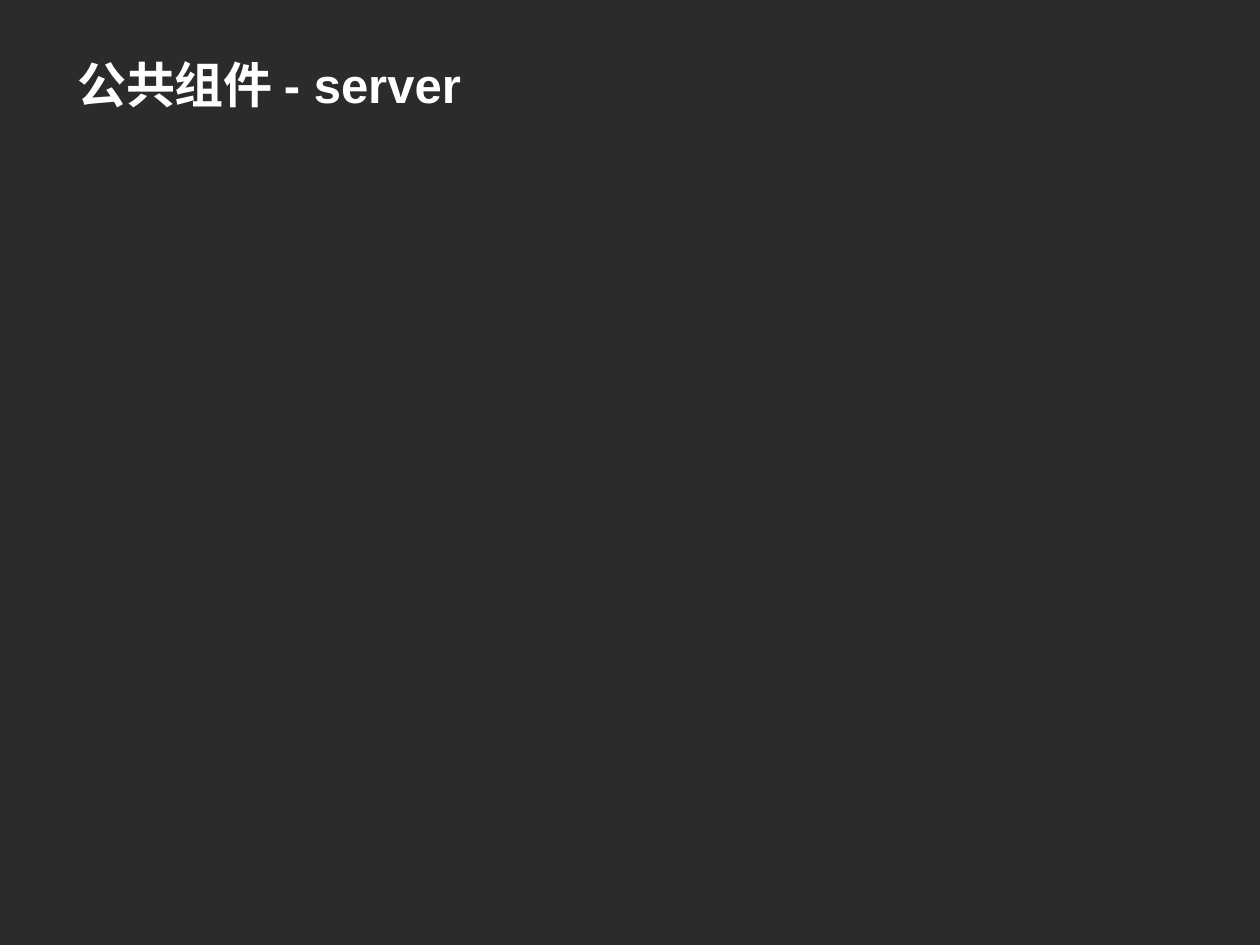
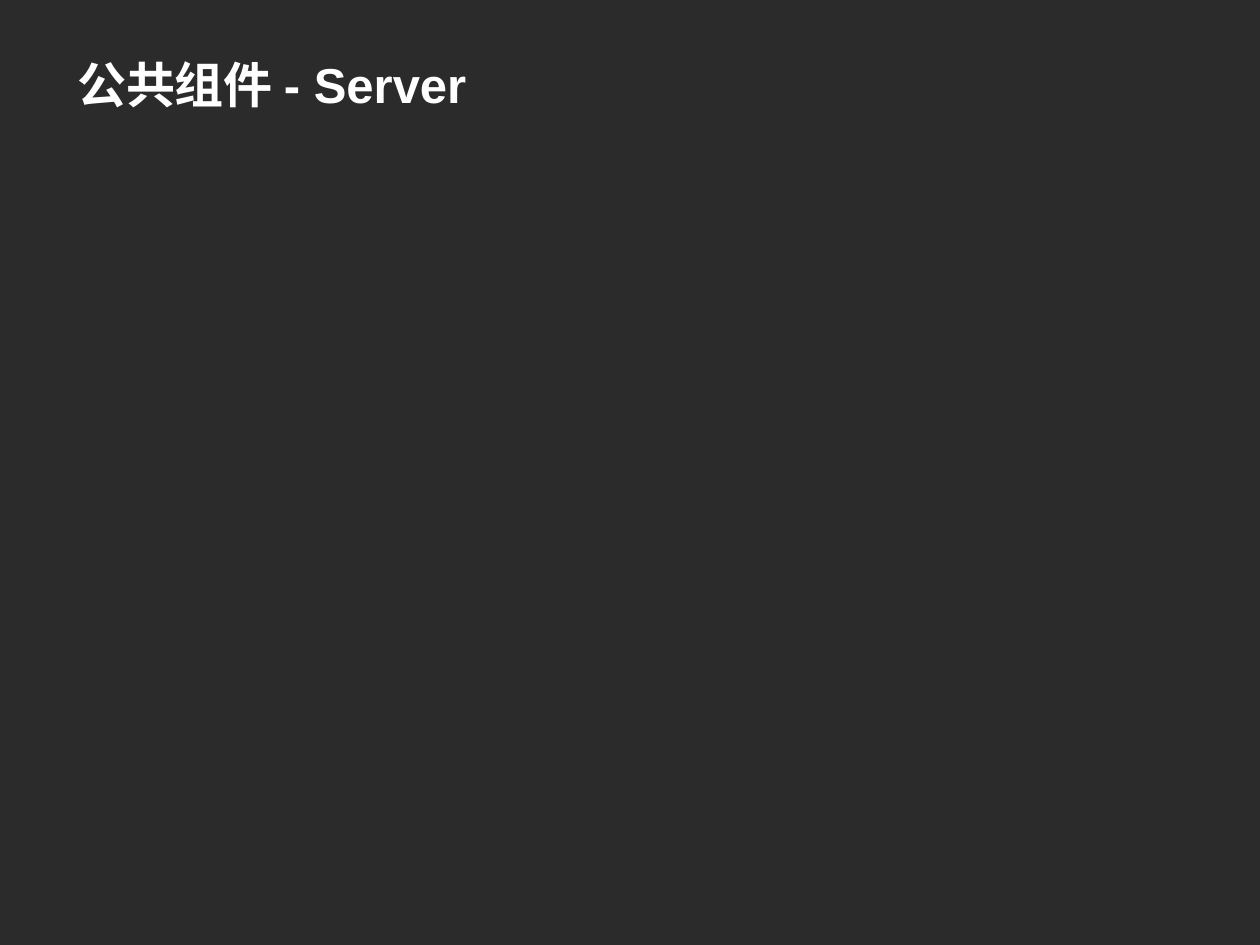
Before and after one commit to machicao2013/mooon, a slide deck: slide 9 of distributed_platform/docs/mooon.ppt (slide 10 before the commit). Drawn at 1260x945 pixels with LibreOffice and Linux fonts; fonts in the diff are those of the drawing; background and template pictures are left out; a plain dark background stands for a picture behind light text. Boxes give left, top, right and bottom in pixels: in the first picture for what was removed or moved away, otherwise in the second. Text is boxed around its words. In the diff, an @@ line names an element or a change of style, - is before the commit and + after.

```diff
--- a/distributed_platform/docs/mooon.ppt
+++ b/distributed_platform/docs/mooon.ppt
@@ title at <box>77,61,466,108</box>: text changed @@
-公共组件 - server
+公共组件 - Server
```
Also in this commit, not shown: 5 other slides changed, 5 slides added.
